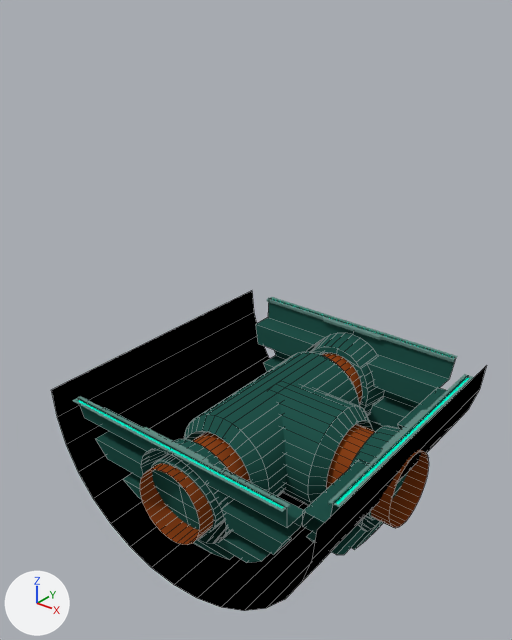
The Blender file VILE/Assets/Models/floor_complicated_intersectionT.blend as it was, and as the next commit left it.
One viewpoint serves both versions: a 50 mm lens placed at (11.9, -15.88, 11.65), pointed at (-0.38, -0.53, 2.13). Every picture has the same lights, and +X, +Y and +Z are marked at lower left. Mesh edges are drawn as thin lines on the coarser meshes.

Names of what the first picture shows: 'floor', 'floor_pipe', 'floor_separators', 'floor_space'.
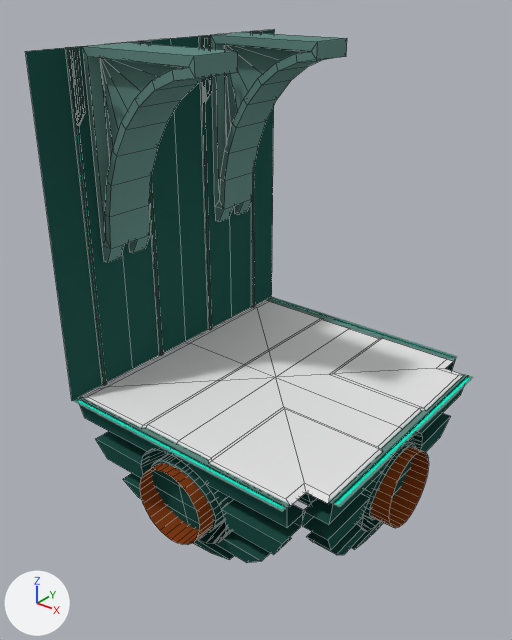
Where the newer file only moved an object's origin or applied its transform, the numbers keep the older frame.

The change, as a list of edits to the scene's bpy script:
```text
Change me_plane_002:
    where me_plane_002.from_pydata(...)  # 210 vertices, 209 faces; spans x 0.0..4.0, y -5.0..0.0, z 0.0..10.0
    used by ob_wall; location = (0.0, 0.0, 0.0); scale = (-1.0, 1.0, 1.0)
    me_plane_002 part 1: the whole mesh is turned -90 degrees about the x axis through the mesh origin
Change ob_wall:
    ob_wall.rotation_euler: (0.0, 0.0, 0.0) -> (1.571, 0.0, 0.0)  # degrees (0, 0, 0) -> degrees (90, 0, 0)
    where _m = ob_wall.modifiers.new('Mirror', 'MIRROR')
    remove ob_wall.hide_viewport = True
    _m.use_axis: (False, True, False) -> (False, False, True)
Change ob_floor_glass:
    remove ob_floor_glass.hide_viewport = True
Remove ob_floor_space:
    ob_floor_space = bpy.data.objects.new('floor_space', me_cylinder_002)
    ob_floor_space.location = (0.0, 0.0, 0.0)
    ob_floor_space.rotation_euler = (1.571, 0.0, 0.0)  # degrees (90, 0, 0)
```

What differs and where, as boxes (x1, y1, x2, y2) in the pictures (512 x 640 px):
'wall', shown (cyan)
    after: (25, 29, 347, 400)
'floor_glass', shown
    after: (83, 300, 463, 506)
'floor_space', deleted (black)
    before: (52, 291, 486, 611)
'floor_pipe', unchanged, covered by the edit
    before: (140, 352, 429, 545)
    after: (140, 447, 429, 545)
